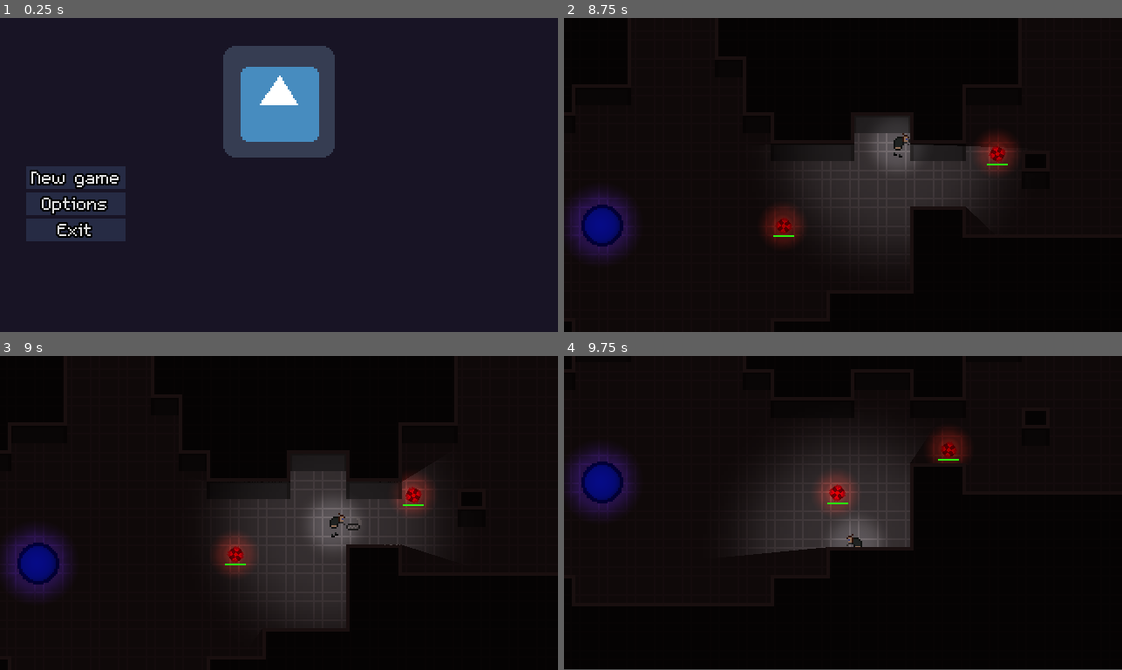
Above: before the commit, frames 1-4 (two rows, left to right).
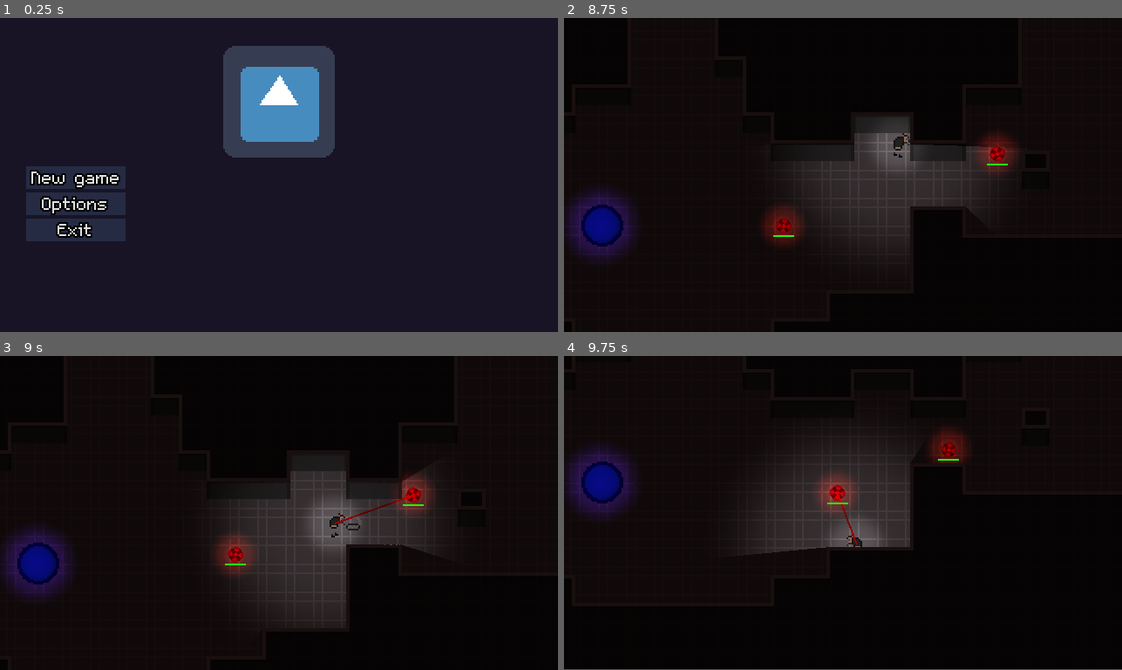
Above: after the commit, the same moments.

Repository: Evanaellio/ludumdare46
Game: Godot game, scene res://Game/Game.tscn
Two runs of this game, one before a commit and one after it. Both use one fixed random seed, a clock stepped at 60 frames per second and the inputs below. The engine's default icon, where the game draws it, is replaced by a stand-in: a white triangle on a blue panel in a dark square.
Inputs:
- Up to frame 1 (0.25 s): no input
- Up to frame 2 (8.75 s): click "New game" at 0.5 s; tap Enter at 1.25, 5.75 s; hold D (Right) 1.28-2.03 s; tap Space (Attack) at 1.35, 2.85, 4.35, 5, 5.85, 7.35 s; hold S (Down) 2.03-2.78 s; tap E (Use) every 1.5 s from 2.1 to 8.1 s; hold D (Right) 2.78-3.53 s; hold W (Up) 3.53-4.28 s; hold A (Left) 4.28-5.78 s; hold S (Down) 5.78-6.53 s; hold D (Right) 6.53-7.28 s; hold W (Up) 7.28-8.03 s; hold D (Right) from 8.03 s (still down)
- Up to frame 3 (9 s): release D (Right) at 8.78 s; hold S (Down) from 8.78 s (still down); tap Space (Attack) at 8.85 s
- Up to frame 4 (9.75 s): release S (Down) at 9.53 s; hold A (Left) from 9.53 s (still down); tap E (Use) at 9.6 s

Frames 1-2 are identical in both runs. In frame 3, less than 0.1% of the frame differs, in the area x 60-74%, y 44-54%; in frame 4, less than 0.1%.
Error in both runs: Trying to assign value of type 'AudioStreamPlayer2D' to a variable of type 'AudioStreamPlayer'. (res://Prefabs/player/Keyboard.gd:7)

Commit message:
Visée automatique du joueur ou de l'ordi mère

Diff:
--- a/PNJ/ordiMère.gd
+++ b/PNJ/ordiMère.gd
@@ -36,3 +36,6 @@
 	var id = connected_tourelles.find(t)
 	if id > -1:
 		connected_tourelles.remove(id)
+
+func methodeQuiSertARienOrdiMere():
+	pass
--- a/PNJ/tourelle.gd
+++ b/PNJ/tourelle.gd
@@ -118,3 +118,6 @@
 		if cable.target == ordi:
 			cable.destroy()
 			cables.remove(cables.find(cable))
+
+func methodeQuiSertARienTourelle():
+	pass
--- a/Prefabs/Drone/Drone.gd
+++ b/Prefabs/Drone/Drone.gd
@@ -118,7 +118,7 @@
 	var ennemi_plus_proche
 	# On itère à travers les nœuds enfants
 	for i in get_node("../").get_children():
-		if i is ordiMere:
+		if i.has_method("methodeQuiSertARienPlayer") or i.has_method("methodeQuiSertARienOrdiMere") :
 			# On a trouvé une instance d'ennemi de drone
 			if self.position.distance_to(i.position) < plus_petite_distance:
 				plus_petite_distance = self.position.distance_to(i.position)
@@ -126,3 +126,6 @@
 	# On va peut-être retourner NULL (aucun ennemi proche)
 	# et l'appelant doit le prendre en compte !
 	return ennemi_plus_proche
+
+func methodeQuiSertARienDrone():
+	pass
--- a/Prefabs/player/Player.gd
+++ b/Prefabs/player/Player.gd
@@ -70,3 +70,6 @@
 		current_cable.end_cable(target)
 		current_cable = null
 		connectingTourelle = null
+
+func methodeQuiSertARienPlayer():
+	pass
